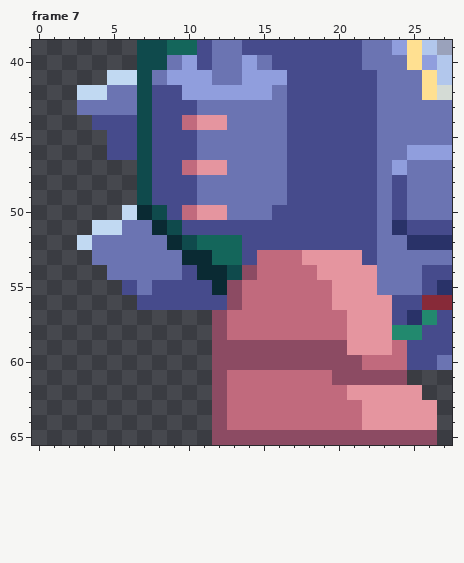
One commit to this pixel-art file: Assets/Main Character/Animated/Aseprite/MechaCat_Firing.ase. Above is the file before it was changed.
66x66 pixels, 8 frames. Shown: frame 7: x 0..27, y 39..65. The commit also changed other frames or places, which this record leaves out.
After the commit:
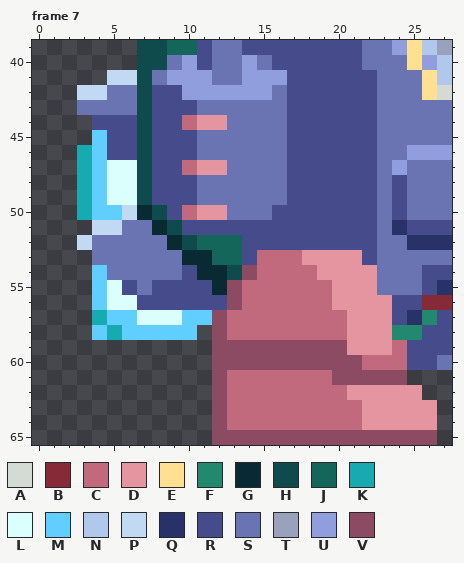
Palette (. is transparent): A #d4dbd5  B #872a38  C #c16a7d  D #e5959f  E #ffe091  F #22896e  G #0a2a33  H #0f4a4c  J #14665b  K #17aab1  L #dafffd  M #60cfff  N #b2c7ec  P #c1d9f2  Q #293268  R #464b8c  S #6b74b2  T #9aa2bb  U #909edd  V #8c4b63
The edit:
layer "Flame" added
--- frame 7, layer "Flame"
@@ x 1..8 @@
 44 ...RRRHR
-45 ....RRHR
-46 ....RRHR
-47 ......HR
-48 ......HR
-49 ......HR
-50 .....PGH
+45 ...MRRHR
+46 ..KMRRHR
+47 ..KMLLHR
+48 ..KMLLHR
+49 ..KMLLHR
+50 ..KMMPGH
 51 ...PPSSG
@@ x 2..13 @@
 53 ..SSSSSSGGJJ
-54 ...SSSSSRGGH
-55 ....RSRRRRGV
-56 .....RRRRRRV
-57 ..........VC
-58 ..........VC
+54 ..MSSSSSRGGH
+55 ..MLRSRRRRGV
+56 ..MLLRRRRRRV
+57 ..KMMLLLMMVC
+58 ..MKMMMMM.VC
 59 ..........VV
